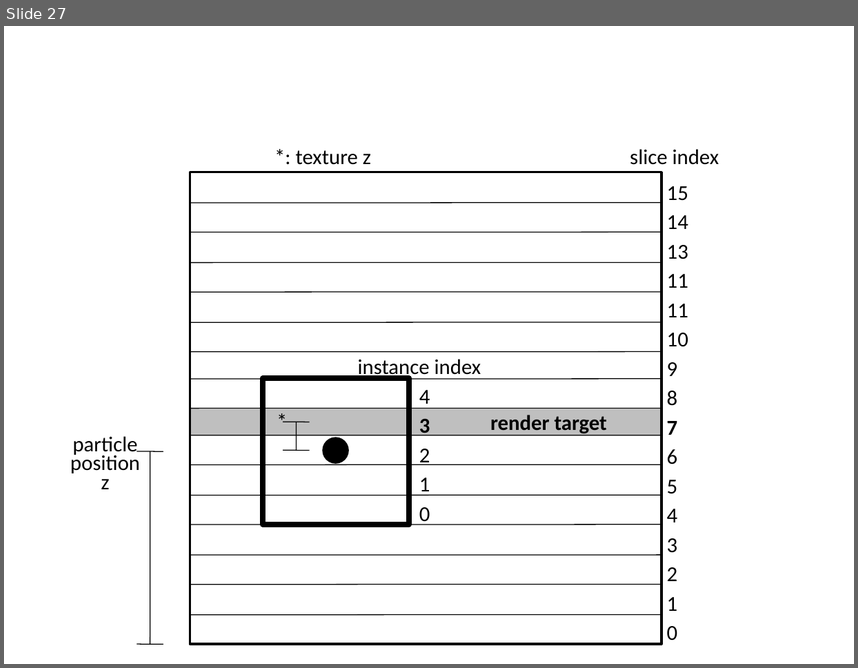
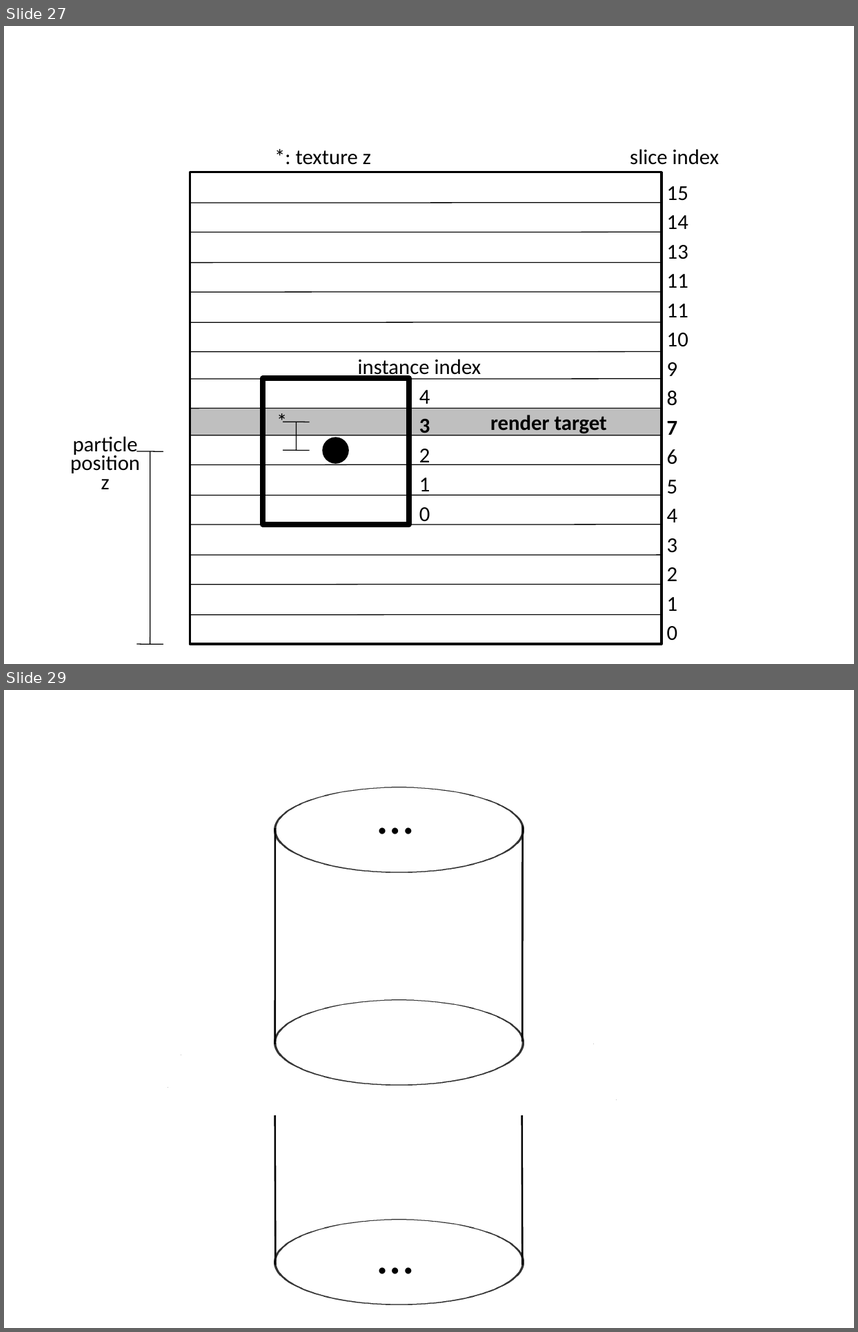
Before and after one commit to pflaumental/fluid-particles, a slide deck: thesis/drawings.pptx. Shown one above the other, each under a label of ours: slide 27 before the commit, slides 27 and 29 after it; the slides between them are not shown. The pictures are 858x668 and 858x1332 pixels, drawn with LibreOffice and Linux fonts; fonts in the diff are those of the drawing. Boxes give left, top, right and bottom in pixels: in the first picture for what was removed or moved away, otherwise in the second. Text is boxed around its words. In the diff, an @@ line names an element or a change of style, - is before the commit and + after.

```diff
--- a/thesis/drawings.pptx
+++ b/thesis/drawings.pptx
@@ slide 29 added at (4, 690, 854, 1328), background #FFFFFF @@
@@ ellipse added at (276, 704, 522, 949), outline #000000 2 pt @@
@@ text added at (370, 778, 423, 849), 44 pt, text #000000 @@
+…
@@ line added from (275, 1044) to (275, 828), #000000 1.5 pt @@
@@ line added from (523, 1041) to (523, 825), #000000 1.5 pt @@
@@ rectangle added at (190, 836, 589, 1235), outline #000000 2 pt @@
@@ ellipse added at (276, 916, 522, 1162), outline #000000 2 pt @@
@@ line added from (275, 1265) to (275, 1115), #000000 1.5 pt @@
@@ line added from (523, 1265) to (522, 1115), #000000 1.5 pt @@
@@ ellipse added at (276, 1134, 522, 1328), outline #000000 2 pt @@
@@ text added at (370, 1217, 423, 1288), 44 pt, text #000000 @@
+…
```
Also in this commit, not shown: 2 slides changed, 1 other slide added, 2 other files.
